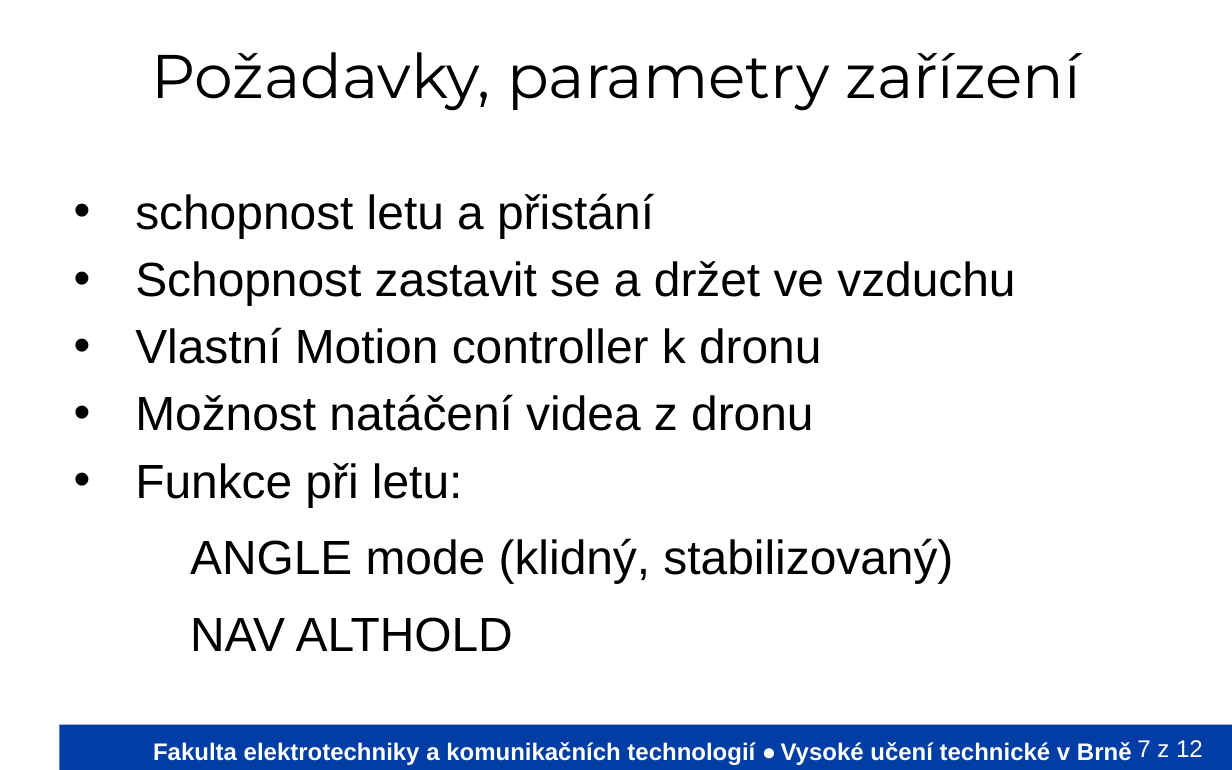
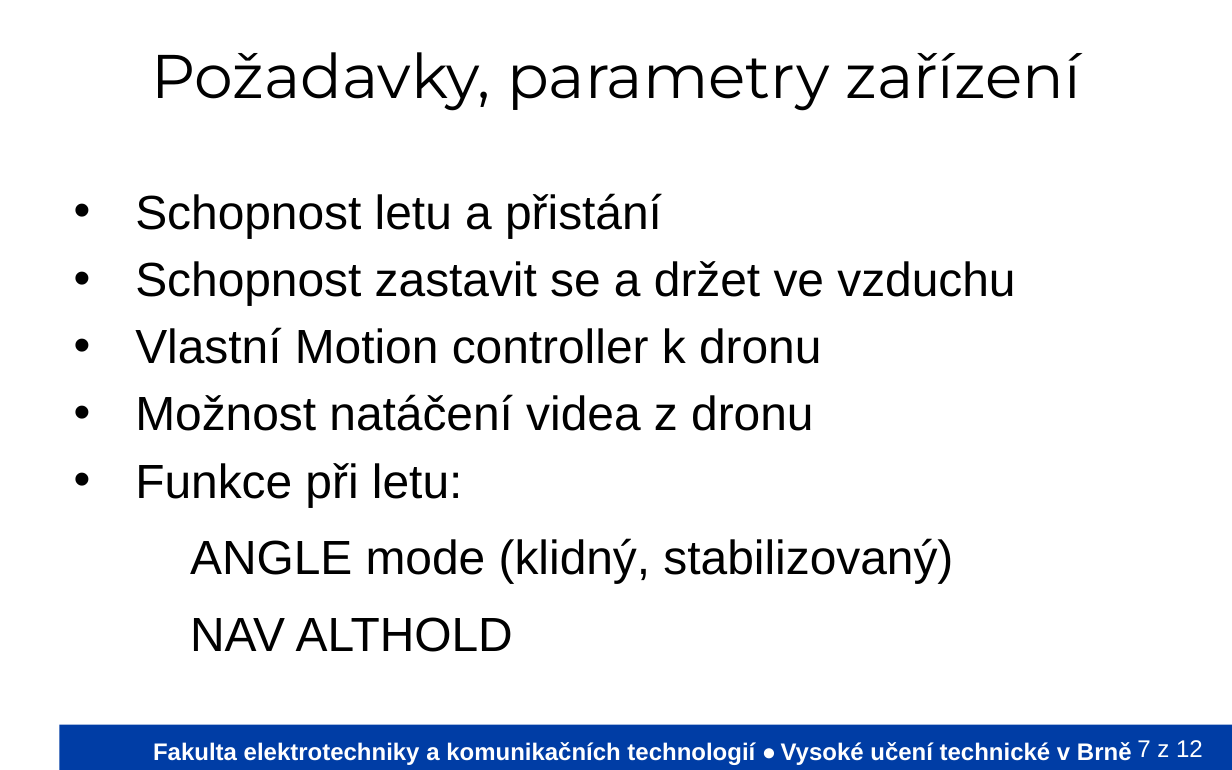
Before and after one commit to Mi-Tom/micro-controlers, a slide deck: slide 7 of PrezentaceVUT/VyvojovyDiagramVUT.odp. Drawn at 1232x770 pixels with LibreOffice and Linux fonts; fonts in the diff are those of the drawing; background and template pictures are left out. Boxes give left, top, right and bottom in pixels: in the first picture for what was removed or moved away, otherwise in the second. Text is boxed around its words. In the diff, an @@ line names an element or a change of style, - is before the commit and + after.

```diff
--- a/PrezentaceVUT/VyvojovyDiagramVUT.odp
+++ b/PrezentaceVUT/VyvojovyDiagramVUT.odp
@@ text at (135, 193, 662, 238): text changed @@
-• schopnost letu a přistání
+• Schopnost letu a přistání
```
Also in this commit, not shown: 1 other slide changed, 2 other files.
